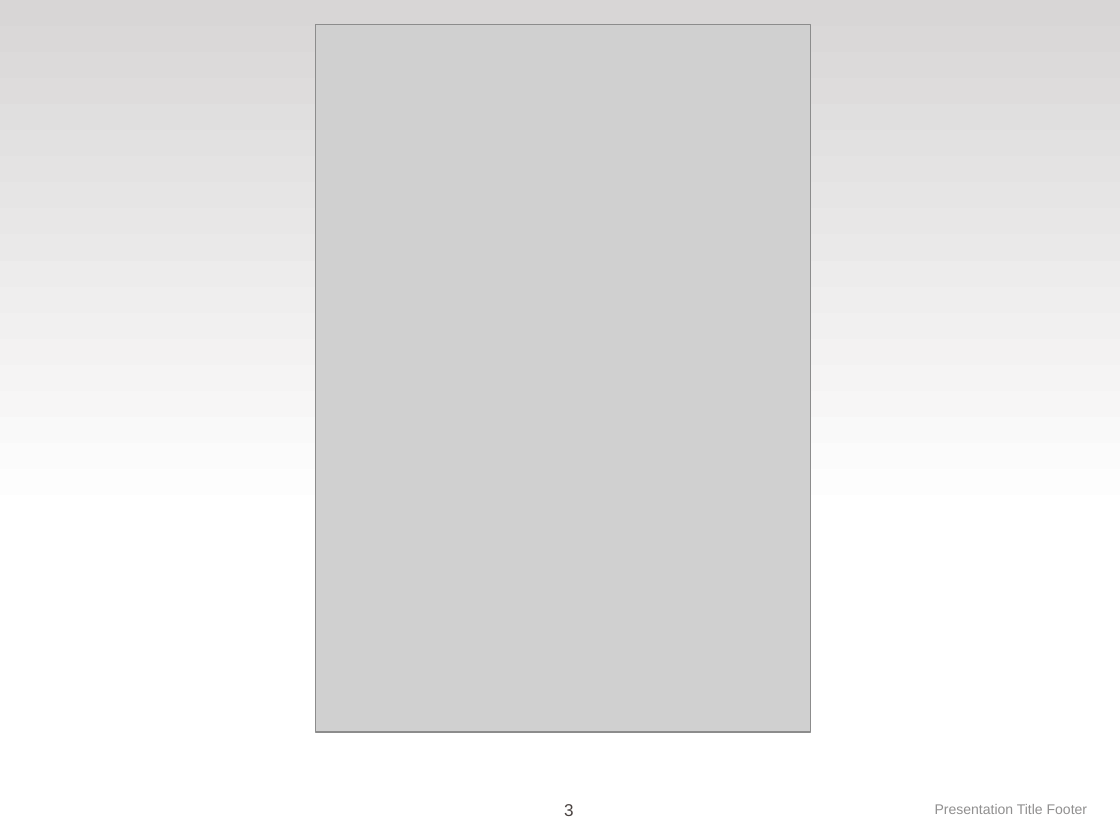
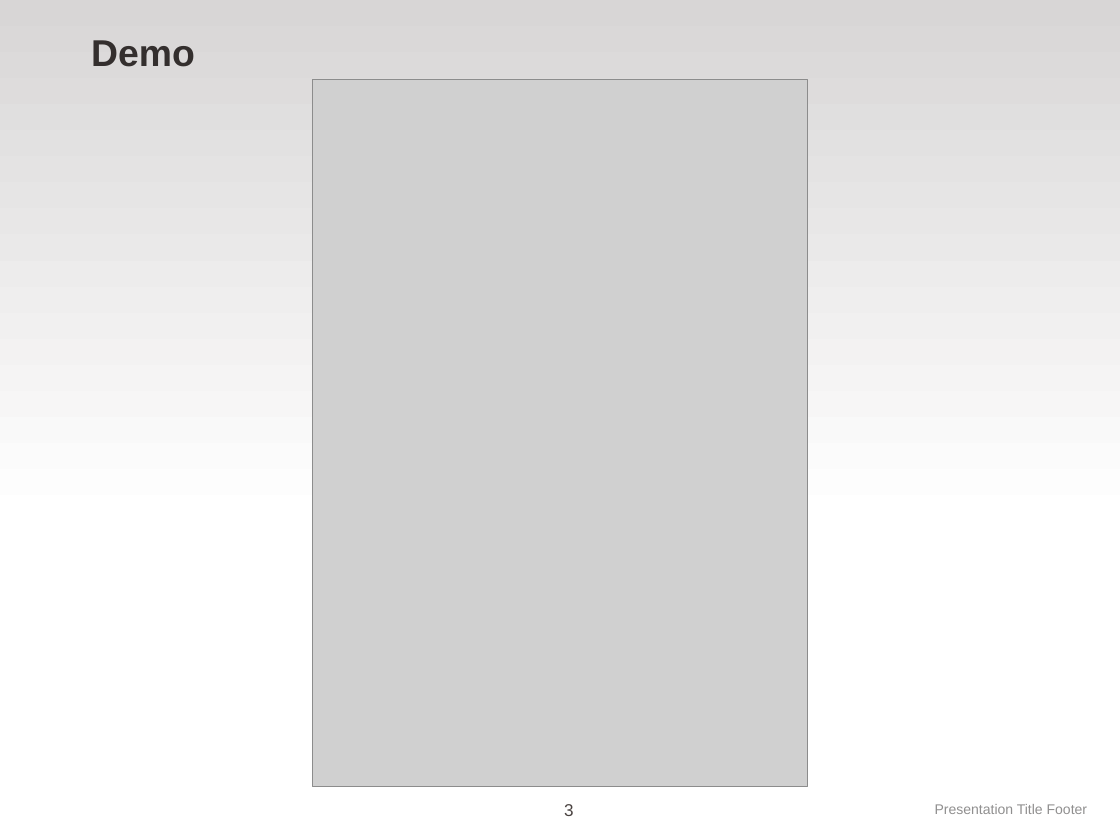
Before and after one commit to MSIA/2021-msia423-dong-zizhuo-project, a slide deck: slide 3 of deliverables/Presentation.ppt. Drawn at 1120x840 pixels with LibreOffice and Linux fonts; fonts in the diff are those of the drawing; grey boxes stand for pictures; background and template pictures are left out. Boxes give left, top, right and bottom in pixels: in the first picture for what was removed or moved away, otherwise in the second. Text is boxed around its words. In the diff, an @@ line names an element or a change of style, - is before the commit and + after.

```diff
--- a/deliverables/Presentation.ppt
+++ b/deliverables/Presentation.ppt
@@ text added at [91, 40, 195, 67], 24 pt, text #342F2E, bold @@
+Demo
@@ picture: place and size @@
-picture at [316, 25, 811, 731]
+picture at [312, 80, 808, 786]
```
Also in this commit, not shown: 3 other slides changed.
